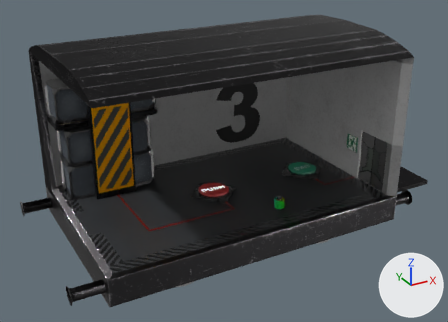
A saved change to the OBJ model res/models/Levels/3/level3.obj.
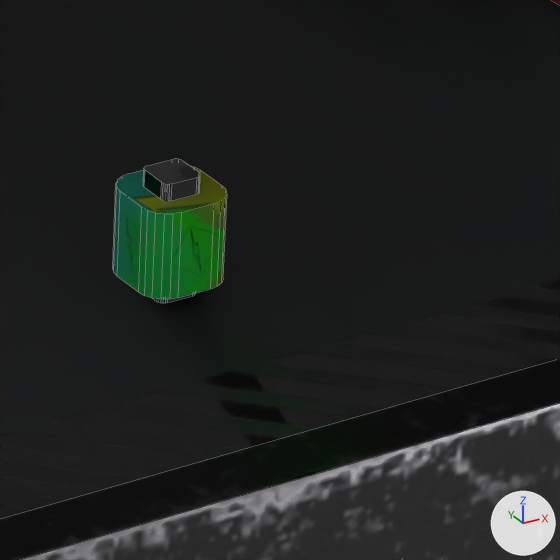
Old and new are each drawn whole from a 50 mm camera at (23.34, -18.58, 10.56) aimed at (33.42, -0.26, 1.4) and again close up on the part from 59% to 71% of the width and 56% to 73% of the height. Every picture has the same lights, and +X, +Y and +Z are marked at lower right. The close-ups show mesh edges as thin lines. Where no turn or scale is listed for an object, it has been applied to the vertices. Vertices at the same position are counted once.

Objects in the first close-up: 'F_floor_1.005', 'P_Battery_3'.
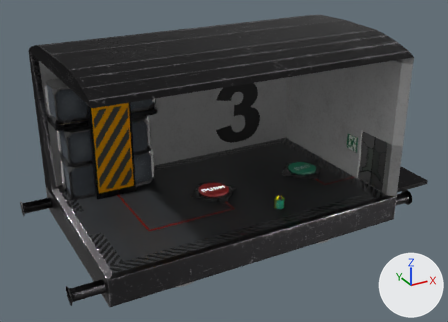
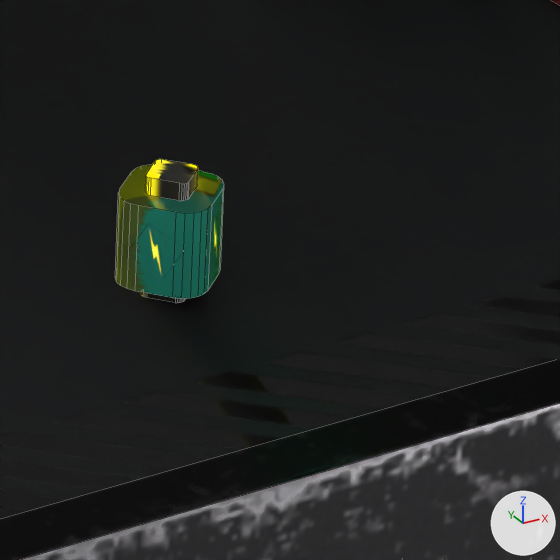
Edits to the scene script, one JSON object a line:
```json
{"op": "add", "block": "img_untitled_material_002_emission_png", "code": ["img_untitled_material_002_emission_png = load_image('untitled_Material.002_Emission.png', '../../Assets/battery/untitled_Material.002_Emission.png', 1024, 1024, 'sRGB')"]}
{"block": "mat_material_003", "change": "nodes: BsdfPrincipled, NormalMap, OutputMaterial, TexImage x4"}
{"block": "mat_material_003", "change": "nodes: BsdfPrincipled, NormalMap, OutputMaterial, TexImage x5"}
{"block": "mat_material_003", "change": "uses the picture img_untitled_material_002_emission_png"}
{"block": "me_p_battery_3", "where": "me_p_battery_3.from_pydata(...)  # 144 vertices, 76 faces; spans x 34.371..34.703, y -2.47..-2.138, z 0.094..0.558"}
{"block": "me_p_battery_3", "where": "# used by ob_p_battery_3; location = (0.0, 0.0, 0.0)"}
{"block": "me_p_battery_3", "change": "me_p_battery_3 part 1: the whole mesh is turned 129.8 degrees about the z axis through its middle"}
```

Where the change shows, as pixel boxes [x1, y1, x2, y2] in the close-ups (560 x 560 px):
```json
{"object": "P_Battery_3", "change": "surface changed, mesh turned", "before": [113, 159, 227, 303], "after": [115, 159, 224, 303]}
```
